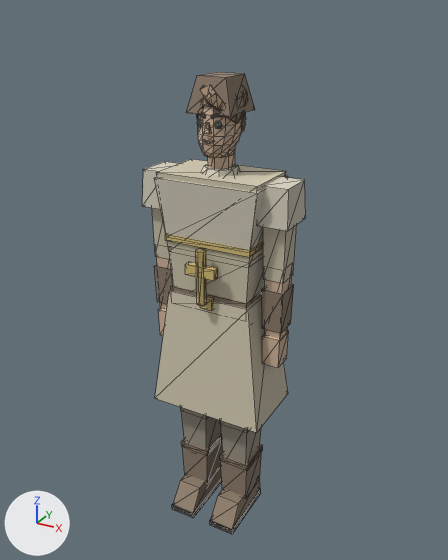
The glTF model assets/models/villagers/cleric.glb, before and after one commit.
The view is the same before and after, from a 50 mm lens placed at (1.061, -1.91, 2.016), pointed at (-0.005, 0.027, 1.047). The axes (+X, +Y, +Z) are drawn at lower left. The lights are the same throughout. The picture after the commit comes second. Mesh edges are drawn as thin lines. Vertices at exactly the same position are counted once.

Objects in the first picture: 'Player'.
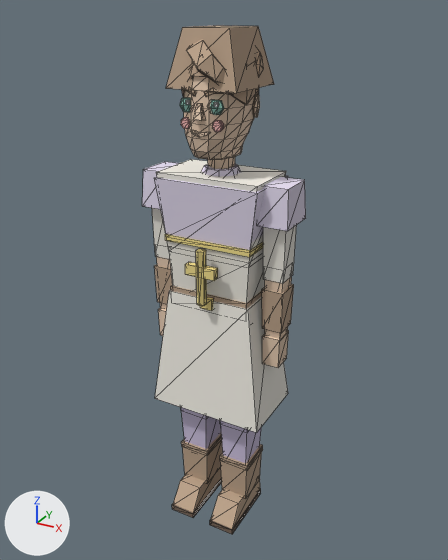
The change, as a list of edits to the scene's bpy script:
```text
Change mat_tunic:
    where n2 = _N.new('ShaderNodeMix'); n2.name = 'Mix'
    n2.inputs[7].default_value: (0.68, 0.62, 0.47, 1.0) -> (0.96, 0.93, 0.85, 1.0)  # 'B', pale yellow #d7ceb6 -> 'B', white #faf7ed
Change mat_pants:
    where n2 = _N.new('ShaderNodeMix'); n2.name = 'Mix'
    n2.inputs[7].default_value: (0.38, 0.34, 0.27, 1.0) -> (0.7, 0.62, 0.85, 1.0)  # 'B', grey #a69e8e -> 'B', pale blue #daceed
Change mat_leather:
    where n2 = _N.new('ShaderNodeMix'); n2.name = 'Mix'
    n2.inputs[7].default_value: (0.3, 0.23, 0.17, 1.0) -> (0.55, 0.4, 0.28, 1.0)  # 'B', brown #958473 -> 'B', beige #c4aa90
Change mat_armor:
    where n2 = _N.new('ShaderNodeMix'); n2.name = 'Mix'
    n2.inputs[7].default_value: (0.73, 0.68, 0.56, 1.0) -> (0.85, 0.78, 0.95, 1.0)  # 'B', pale yellow #ded7c5 -> 'B', white #ede5f9
Add mat_white:
    mat_white = bpy.data.materials.new('white')
    mat_white.use_nodes = True; mat_white.node_tree.nodes.clear()
    _N = mat_white.node_tree.nodes; _L = mat_white.node_tree.links
    n0 = _N.new('ShaderNodeBsdfPrincipled'); n0.name = 'Principled BSDF'
    n0.inputs[2].default_value = 1.0  # 'Roughness'
    n1 = _N.new('ShaderNodeOutputMaterial'); n1.name = 'Material Output'
    n2 = _N.new('ShaderNodeVertexColor'); n2.name = 'Color Attribute'
    _L.new(n0.outputs[0], n1.inputs[0])  # 'BSDF' to 'Surface'
    _L.new(n2.outputs[0], n0.inputs[0])  # 'Color' to 'Base Color'
Add mat_blush:
    mat_blush = bpy.data.materials.new('blush')
    # nodes: BsdfPrincipled, Mix, OutputMaterial, VertexColor
    # colours: pink #fdbfbc, mixed with the vertex colours
Change me_player:
    used by ob_player; location = (0.0, 0.0, 0.0)
    remove me_player.from_pydata(...)  # 714 vertices, 1214 faces; spans x -0.3..0.3, y -0.18..0.15, z 0.0..1.81
    add me_player.from_pydata(...)  # 762 vertices, 1294 faces; spans x -0.3..0.3, y -0.18..0.17, z 0.0..1.96
    me_player part 1: a new loose piece, an 8-sided cylinder along y spanning x 0.043..0.078, y -0.137..-0.125, z 1.647..1.683, in mat_blush
    me_player part 2: a new loose piece, an 8-sided cylinder along y spanning x -0.078..-0.043, y -0.137..-0.125, z 1.647..1.683, in mat_blush
    me_player part 3: 418 vertices moved from x -0.09..0.09, y -0.11..0.11, z 1.54..1.81 to x -0.13..0.13, y -0.17..0.17, z 1.55..1.96
    me_player part 4: 20 kept faces spanning x -0.08..0.08, y -0.14..-0.13, z 1.7..1.75 get new vertex colours
    other edits to the shape of me_player do not show in these pictures
    add me_player.materials.append(mat_white)
    add me_player.materials.append(mat_blush)
```

Location of each change, (x1, y1, x2, y2) in pixels of the pictures (448 x 560 px; the box of a moved part takes in the faces that stretch with it):
'Player', surface changed, reshaped (10% taller)
    before: (142, 72, 306, 534)
    after: (142, 26, 306, 534)
part 1 of me_player, added
    after: (212, 120, 224, 132)
part 2 of me_player, added
    after: (181, 117, 190, 129)
part 3 of me_player, moved or reshaped
    before: (187, 72, 255, 158)
    after: (166, 26, 274, 160)
part 4 of me_player, recoloured
    before: (197, 120, 221, 129)
    after: (180, 98, 223, 115)
